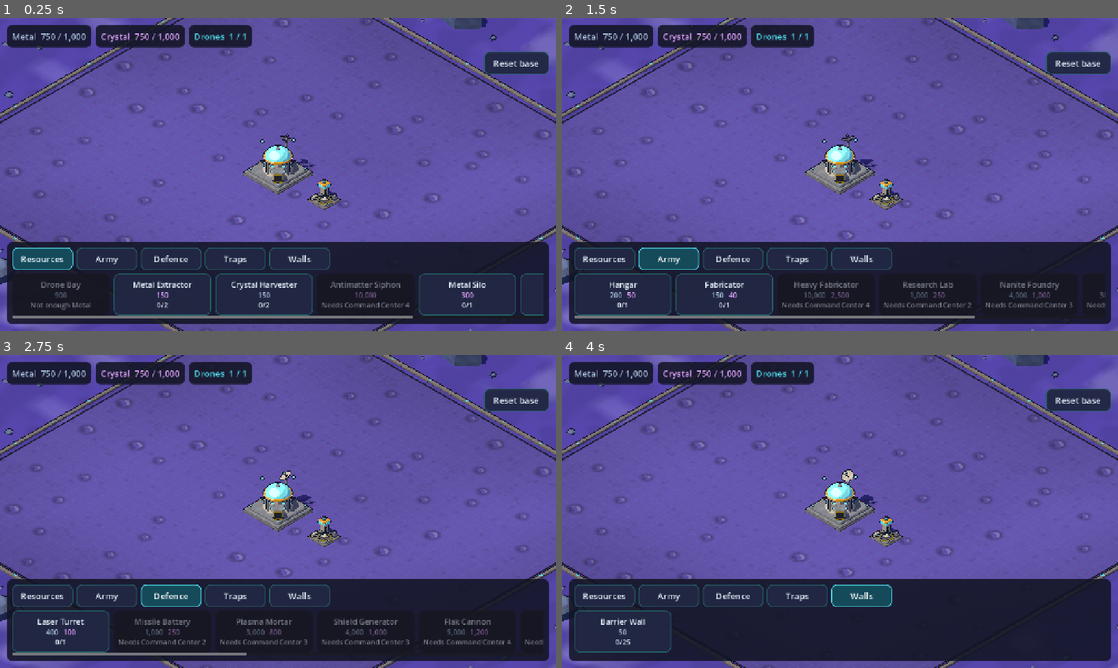
Above: before the commit, frames 1-4 (two rows, left to right).
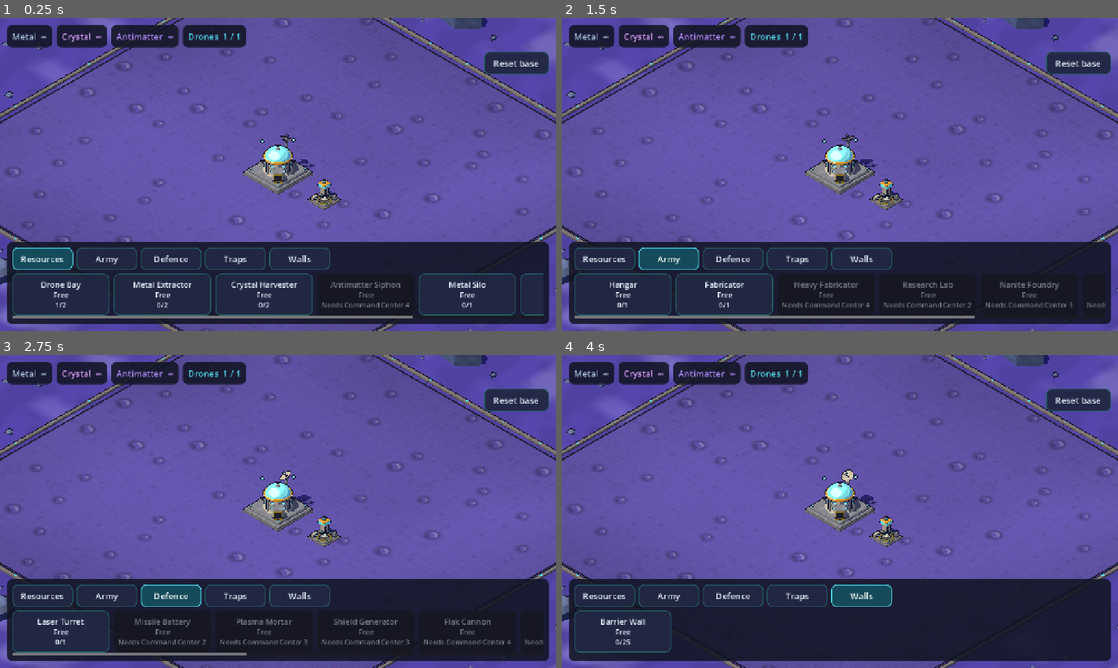
Above: after the commit, the same moments.

Repository: tarnan3751/space-game
Game: Godot game, scene res://scenes/main.tscn
The game is run twice, just before and just after one commit, with the same random seed, the same clock (stepped at 60 frames per second) and the same inputs.
Inputs:
- Up to frame 1 (0.25 s): no input
- Up to frame 2 (1.5 s): click "Resources" at 0.5 s; click "Army" at 1.25 s
- Up to frame 3 (2.75 s): click "Defence" at 2 s
- Up to frame 4 (4 s): click "Traps" at 2.75 s; click "Walls" at 3.5 s

The runs differ from the first frame. In frame 1, 3.3% of the frame differs, in the area x 2-86%, y 2-96%; in frame 2, 1.2%; in frame 3, 1.2%; in frame 4, 0.9%.

Commit message:
Turn the dev cheats on in debug builds and show infinite resources
main.gd applies Catalog.apply_dev_cheats() after loading the catalog
when the build is a debug build (every run from the editor binary) and
the user arguments do not include --no-cheats, a const beside
--save-path. It exposes the result as `cheats` for the HUD and the
harness.

With the cheats on, the HUD's top bar shows each of the three resources
as its name and the infinity sign instead of amount / cap, and shows all
three, antimatter included, since none can run out. The drones panel is
unchanged.

Diff:
--- a/src/game/hud.gd
+++ b/src/game/hud.gd
@@ -33,6 +33,8 @@
 const TAB_SIZE := Vector2(140, 48)
 const ENTRY_SIZE := Vector2(224, 96)
 
+## The dev cheats are on (main.gd): the resource panels read "∞" instead of amount / cap.
+var cheats: bool = false
 var _catalog: Catalog
 ## Holds every part; positioned on the safe area.
 var _root: Control
@@ -94,10 +96,14 @@
 	# other side. Every refresh, the 1 s tick's included, checks it.
 	_fit_safe_area()
 	for res: String in _resource_labels:
-		# A resource the base has no storage for yet (antimatter, early on) is hidden.
+		# A resource the base has no storage for yet (antimatter, early on) is hidden, unless
+		# the cheats make every resource infinite.
 		var capacity := state.capacity(res)
 		var panel: Control = _resource_labels[res].get_parent()
-		panel.visible = capacity > 0
+		panel.visible = capacity > 0 or cheats
+		if cheats:
+			_resource_labels[res].text = "%s  ∞" % _catalog.resource_name(res)
+			continue
 		var rate := state.production_per_hour(res)
 		var rate_text := "   +%s/h" % Format.amount(rate) if rate > 0 else ""
 		_resource_labels[res].text = "%s  %s / %s%s" % [
--- a/src/game/main.gd
+++ b/src/game/main.gd
@@ -7,13 +7,21 @@
 ##
 ## A `--save-path=<file>` user argument (after `--` on the command line) replaces the
 ## save file, so the harness and the gates never touch the real one.
+##
+## A debug build (every run from the editor binary) applies the dev cheats
+## (Catalog.apply_dev_cheats: every level free and built in one second at most) and the HUD
+## shows the resources as infinite. A `--no-cheats` user argument keeps the real numbers; the
+## harness passes it.
 
 const DEFAULT_SAVE_PATH := "user://base.json"
 const SAVE_PATH_ARG := "--save-path="
+const NO_CHEATS_ARG := "--no-cheats"
 const SAVE_EVERY_TICKS := 10
 
 ## Where this run loads and saves the base.
 var save_path: String = DEFAULT_SAVE_PATH
+## Whether this run's catalog has the dev cheats applied.
+var cheats: bool = false
 
 var catalog: Catalog
 var state: BaseState
@@ -31,6 +39,9 @@
 	if catalog.load_error != "":
 		push_error("Game data is invalid: " + catalog.load_error)
 		return
+	cheats = OS.is_debug_build() and not OS.get_cmdline_user_args().has(NO_CHEATS_ARG)
+	if cheats:
+		catalog.apply_dev_cheats()
 
 	_build_environment()
 
@@ -47,6 +58,7 @@
 	add_child(world_input)
 
 	hud = Hud.new()
+	hud.cheats = cheats
 	add_child(hud)
 	hud.setup(catalog)
 
